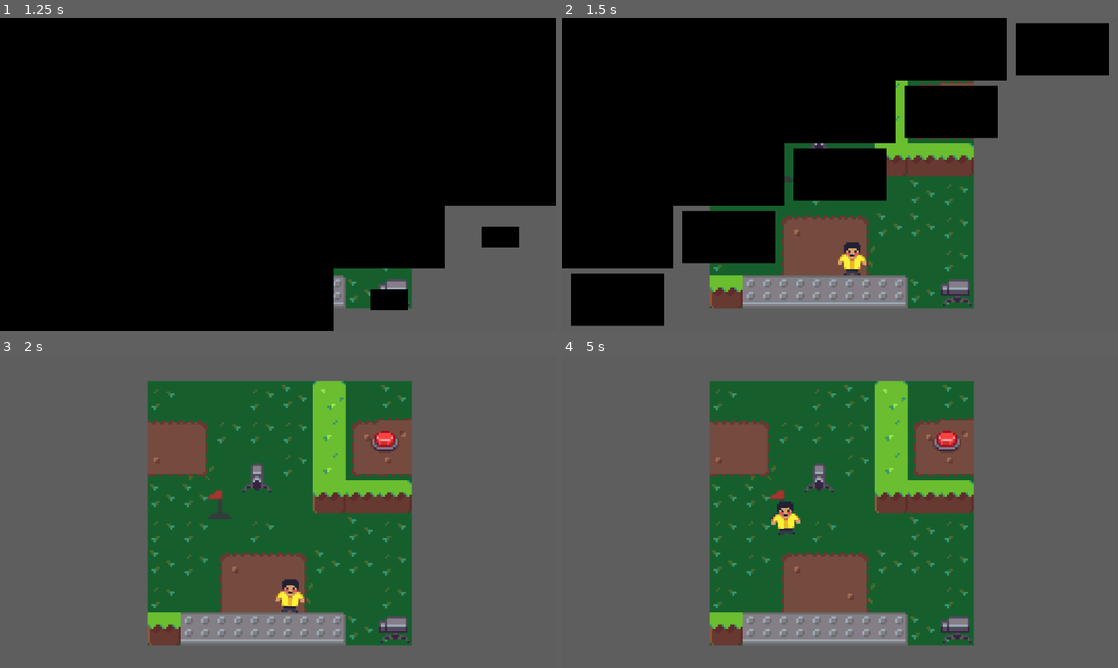
Above: before the commit, frames 1-4 (two rows, left to right).
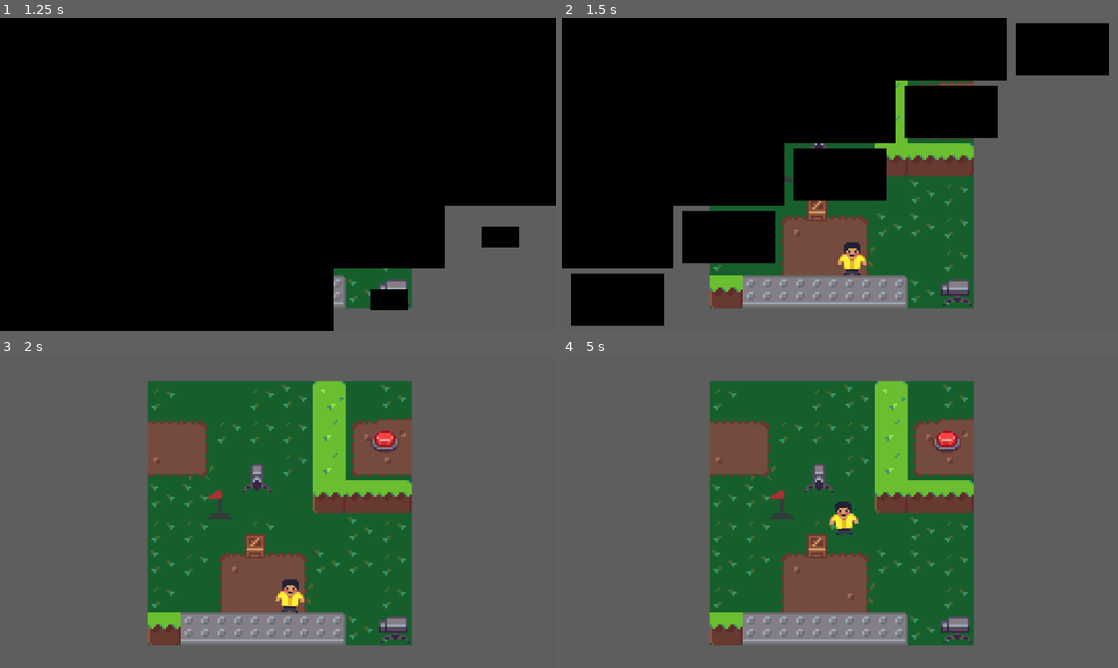
Above: after the commit, the same moments.

Repository: francosorbello/ciclos-jam
Game: Godot game, scene res://main/main.tscn
Two runs of this game, one before a commit and one after it. Both use one fixed random seed, a clock stepped at 60 frames per second and the inputs below.
Inputs:
- Up to frame 1 (1.25 s): hold Right (move_right) from 0.53 s (still down)
- Up to frame 2 (1.5 s): release Right (move_right) at 1.28 s; hold Down (move_down) from 1.28 s (still down)
- Up to frame 3 (2 s): keep holding Down (move_down)
- Up to frame 4 (5 s): release Down (move_down) at 2.03 s; hold Right (move_right) 2.03-2.78 s; hold Up (move_up) 2.78-3.53 s; hold Left (move_left) from 3.53 s (still down)

Frame 1 is identical in both runs. In frame 2, 0.2% of the frame differs, in the area x 44-48%, y 58-65%; in frame 3, 0.3%; in frame 4, 1.0%, in the area x 37-54%, y 46-65%.

Commit message:
Added destructible boxes

Diff:
--- a/content/levels/rulo/test_level.tscn
+++ b/content/levels/rulo/test_level.tscn
@@ -6,6 +6,7 @@
 [ext_resource type="PackedScene" uid="uid://dkx2yv2tvpu2b" path="res://systems/player/player.tscn" id="4_uh0j8"]
 [ext_resource type="PackedScene" uid="uid://d3aehi3y3q04k" path="res://systems/flag/flag.tscn" id="5_m4rtj"]
 [ext_resource type="PackedScene" uid="uid://bs7lcp85pt6c6" path="res://systems/projectile/projectile_spawner.tscn" id="6_52hsn"]
+[ext_resource type="PackedScene" uid="uid://c74sr606rps03" path="res://systems/box/box.tscn" id="7_ixg65"]
 
 [node name="TestLevel" type="Node2D" unique_id=364233370]
 y_sort_enabled = true
@@ -25,6 +26,7 @@
 [node name="WindowSizeReference" parent="." unique_id=1121091131 instance=ExtResource("2_yx5fw")]
 
 [node name="Button" parent="." unique_id=1798040680 instance=ExtResource("3_yx5fw")]
+y_sort_enabled = true
 position = Vector2(115, 30)
 connection_name = "test"
 
@@ -44,3 +46,6 @@
 position = Vector2(53, 47)
 autostart = false
 connection_name = "test"
+
+[node name="Box" parent="." unique_id=1010911782 instance=ExtResource("7_ixg65")]
+position = Vector2(52, 80)
--- /dev/null
+++ b/systems/box/box.gd
@@ -0,0 +1,6 @@
+extends Node2D
+class_name Box
+
+func _on_hitbox_on_hit() -> void:
+	$SFXBuilderSpawner.create().run()
+	queue_free()
--- /dev/null
+++ b/systems/box/box.tscn
@@ -0,0 +1,42 @@
+[gd_scene format=3 uid="uid://c74sr606rps03"]
+
+[ext_resource type="Script" uid="uid://b2ik6vyexxbtj" path="res://systems/box/box.gd" id="1_satll"]
+[ext_resource type="Texture2D" uid="uid://jwr4tt45pb02" path="res://content/art/Sprites_Box/Sprite_Box.png" id="2_hrfih"]
+[ext_resource type="PackedScene" uid="uid://dvrkx8thfj7uf" path="res://systems/damageables/hitbox.tscn" id="3_cknt8"]
+[ext_resource type="PackedScene" uid="uid://d2dgfpm6oajd7" path="res://systems/sfx_builder/sfx_builder_spawner.tscn" id="4_ixc4c"]
+[ext_resource type="Script" uid="uid://ioqwdvm8ci4v" path="res://systems/sfx_builder/sfx_builder_res.gd" id="5_f32ag"]
+[ext_resource type="AudioStream" uid="uid://syuqpxqssbxp" path="res://content/sound/explosion.wav" id="6_17554"]
+
+[sub_resource type="RectangleShape2D" id="RectangleShape2D_uvvs6"]
+size = Vector2(16, 16)
+
+[sub_resource type="RectangleShape2D" id="RectangleShape2D_cknt8"]
+size = Vector2(16, 16)
+
+[sub_resource type="Resource" id="Resource_7sh2k"]
+script = ExtResource("5_f32ag")
+sound_effects = Array[AudioStream]([ExtResource("6_17554")])
+metadata/_custom_type_script = "uid://ioqwdvm8ci4v"
+
+[node name="Box" type="Node2D" unique_id=1010911782]
+script = ExtResource("1_satll")
+
+[node name="Sprite2D" type="Sprite2D" parent="." unique_id=1619944882]
+texture_filter = 1
+texture = ExtResource("2_hrfih")
+
+[node name="StaticBody2D" type="StaticBody2D" parent="." unique_id=188414380]
+
+[node name="CollisionShape2D" type="CollisionShape2D" parent="StaticBody2D" unique_id=68335140]
+shape = SubResource("RectangleShape2D_uvvs6")
+
+[node name="Hitbox" parent="." unique_id=980590889 instance=ExtResource("3_cknt8")]
+
+[node name="CollisionShape2D2" type="CollisionShape2D" parent="Hitbox" unique_id=127480223]
+shape = SubResource("RectangleShape2D_cknt8")
+debug_color = Color(0.967213, 0, 0.47868943, 0.41960785)
+
+[node name="SFXBuilderSpawner" parent="." unique_id=700219321 instance=ExtResource("4_ixc4c")]
+values = SubResource("Resource_7sh2k")
+
+[connection signal="on_hit" from="Hitbox" to="." method="_on_hitbox_on_hit"]
--- a/systems/button/button.tscn
+++ b/systems/button/button.tscn
@@ -22,7 +22,9 @@
 shape = SubResource("CircleShape2D_uvvs6")
 
 [node name="Sprite2D" type="Sprite2D" parent="." unique_id=635761920]
+position = Vector2(0, -8)
 texture = ExtResource("2_5fj13")
+offset = Vector2(0, 8)
 
 [node name="AudioStreamPlayer2D" type="AudioStreamPlayer2D" parent="." unique_id=2007058918]
 stream = ExtResource("4_ha6g0")
Not shown, added: systems/box/box.gd.uid
